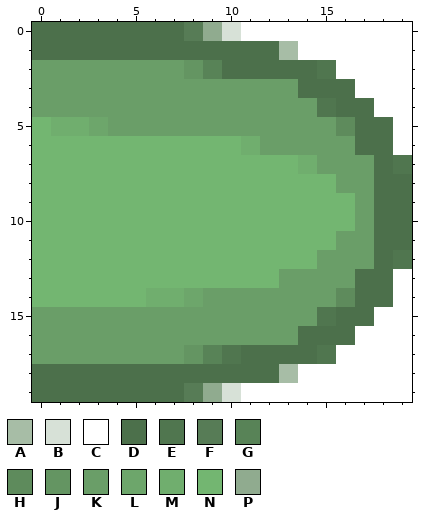
Two versions of one pixel-art sprite, snake_tail_left.png. Above is the file before it was changed.
The file is 20x20 pixels. Pixels under 10% opacity are left out. Colours within 5 levels of each other are drawn and written as one.
Palette (. is transparent): A #a7bda6  B #d7e1d7  C #ffffff  D #4c704b  E #50764f  F #577c56  G #588357  H #5e8b5c  J #649562  K #6a9e68  L #6da66b  M #70ae6e  N #73b671  P #90ab8f
Now the later version:
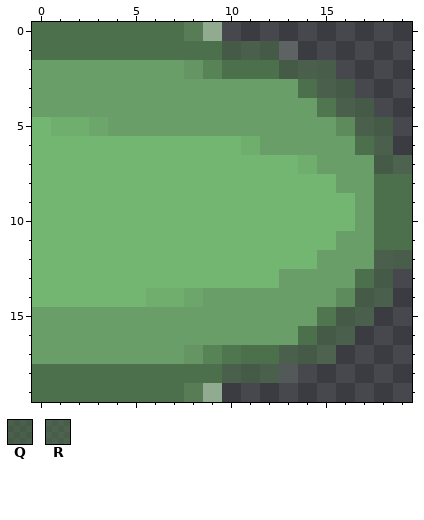
Colours new in this view: Q #4c704b95  R #5378518f
Diff:
Colour A changes from #a7bda6 to #a7bda63a.
Colour Q replaces colour D in row 1 at x 10 to 12; in row 2 at x 13 to 14; in row 3 at x 15 to 16; in row 4 at x 16 to 17; in row 5 at x 17 to 18; in rows 6 to 7 at x 18.
Colour Q replaces colour D in rows 12 to 13 at x 18; in row 14 at x 17 to 18; in row 15 at x 16 to 17; in row 16 at x 15 to 16; in row 17 at x 13 to 14; in row 18 at x 10 to 12.
Colour R replaces colour E in row 2 at x 15; in row 7 at x 19; in row 12 at x 19; in row 17 at x 15.
Colour B is gone in row 0 at x 10; in row 19 at x 10.
Colour C is gone in row 0 at x 11 to 19; in row 1 at x 14 to 19; in row 2 at x 16 to 19; in row 3 at x 17 to 19; in row 4 at x 18 to 19; in rows 5 to 6 at x 19.
Colour C is gone in rows 13 to 14 at x 19; in row 15 at x 18 to 19; in row 16 at x 17 to 19; in row 17 at x 16 to 19; in row 18 at x 14 to 19; in row 19 at x 11 to 19.
Changed places in both pictures, as pixel boxes (x1, y1, x2, y2):
changed: (222, 22, 412, 174)
changed: (222, 250, 412, 402)
